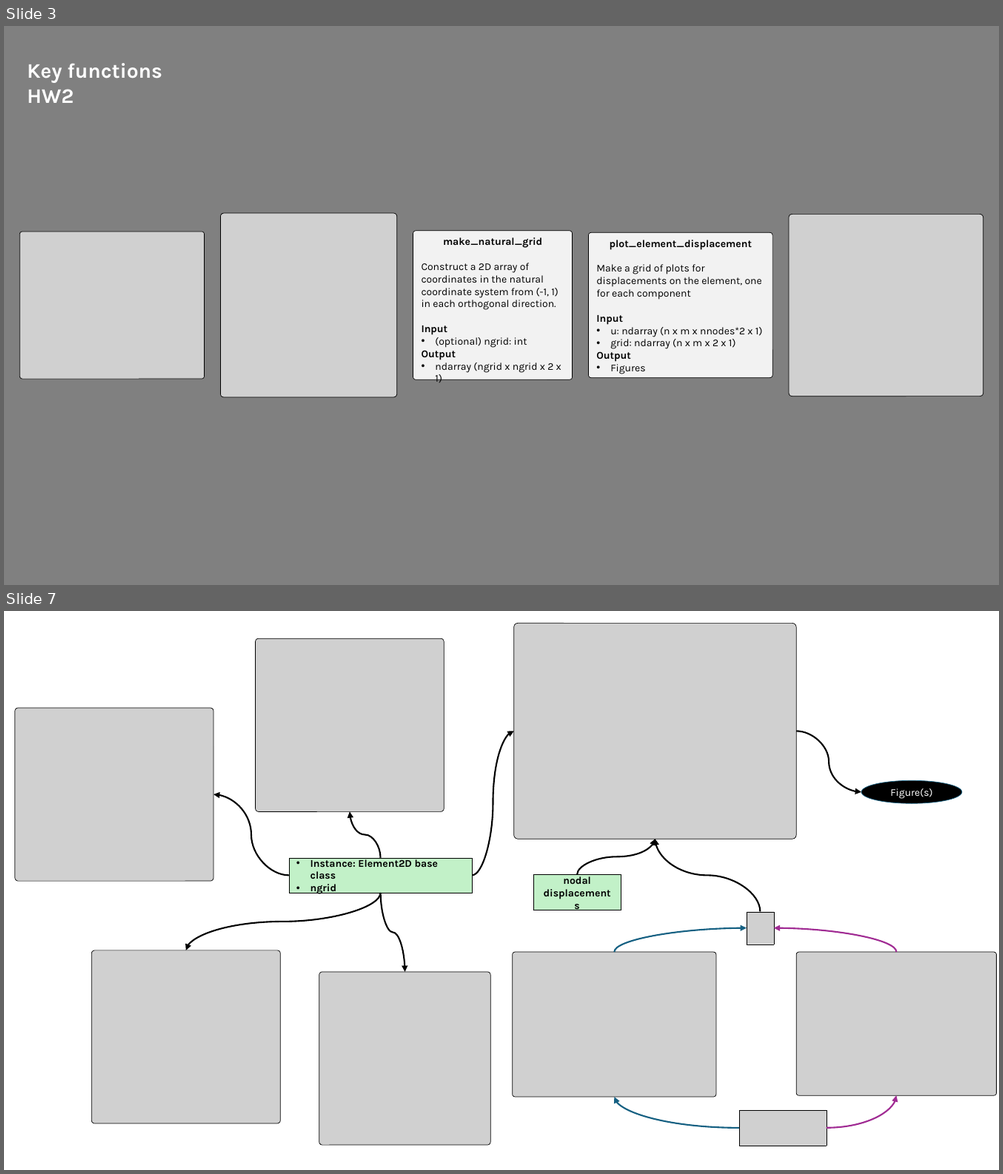
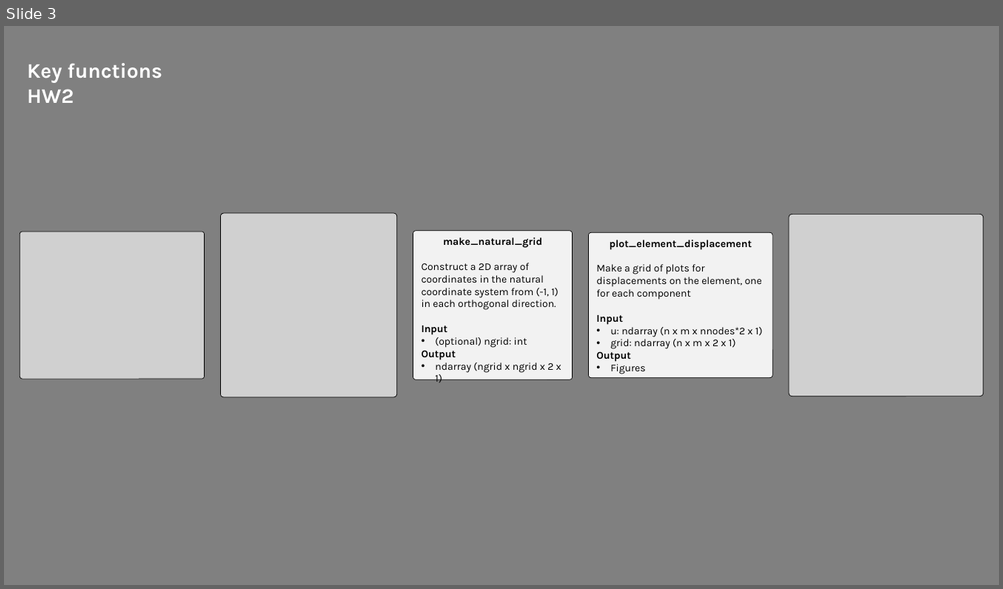
Before and after one commit to mnolaya/theory-of-fea, a slide deck: homeworks/hw_flowcharts.pptx. Shown one above the other, each under a label of ours: slides 3 and 7 before the commit, slide 3 after it; the slides between them are not shown. The pictures are 1003x1174 and 1003x589 pixels, drawn with LibreOffice and Linux fonts; fonts in the diff are those of the drawing; grey boxes stand for pictures. Boxes give left, top, right and bottom in pixels: in the first picture for what was removed or moved away, otherwise in the second. Text is boxed around its words. In the diff, an @@ line names an element or a change of style, - is before the commit and + after.

```diff
--- a/homeworks/hw_flowcharts.pptx
+++ b/homeworks/hw_flowcharts.pptx
@@ slide 7 removed at (4, 611, 999, 1170), background #FFFFFF @@
@@ picture removed at (514, 623, 796, 840) @@
@@ picture removed at (256, 638, 444, 812) @@
@@ picture removed at (15, 708, 213, 881) @@
@@ curved arrow removed from (472, 876) to (514, 731) @@
@@ curved arrow removed from (797, 731) to (861, 792) @@
@@ ellipse removed at (861, 781, 962, 804) @@
-Figure(s)
@@ curved arrow removed from (289, 876) to (213, 795) @@
@@ curved arrow removed from (381, 858) to (350, 812) @@
@@ curved arrow removed from (577, 875) to (655, 840) @@
@@ curved arrow removed from (760, 911) to (655, 840) @@
@@ rectangle removed at (289, 858, 472, 893) @@
-• Instance: Element2D base class
-• ngrid
@@ rectangle removed at (534, 875, 621, 911) @@
-nodal displacements
@@ curved arrow removed from (381, 893) to (186, 951) @@
@@ curved arrow removed from (381, 893) to (404, 972) @@
@@ picture removed at (746, 911, 774, 945) @@
@@ curved arrow removed from (614, 952) to (746, 928) @@
@@ curved arrow removed from (896, 952) to (774, 928) @@
@@ picture removed at (91, 951, 280, 1124) @@
@@ picture removed at (512, 952, 716, 1096) @@
@@ picture removed at (797, 952, 996, 1096) @@
@@ picture removed at (318, 972, 490, 1145) @@
@@ curved arrow removed from (739, 1128) to (614, 1097) @@
@@ curved arrow removed from (826, 1128) to (896, 1096) @@
@@ picture removed at (739, 1111, 826, 1146) @@
```
Also in this commit, not shown: 2 slides changed, 3 slides added, 1 other slide removed, 6 other files.
